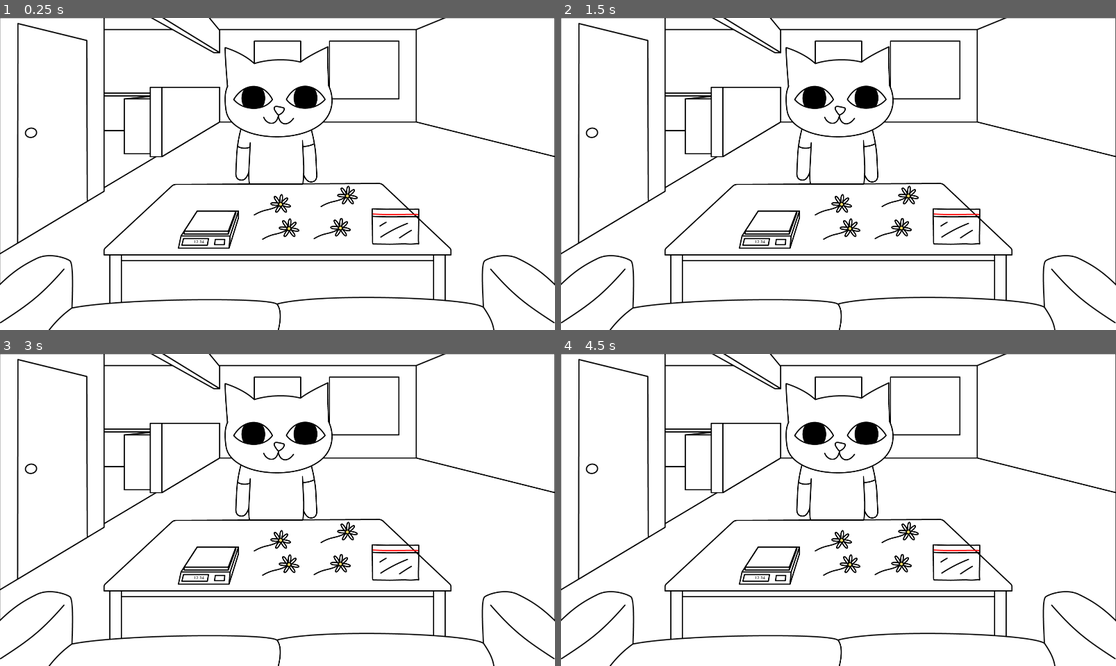
Above: before the commit, frames 1-4 (two rows, left to right).
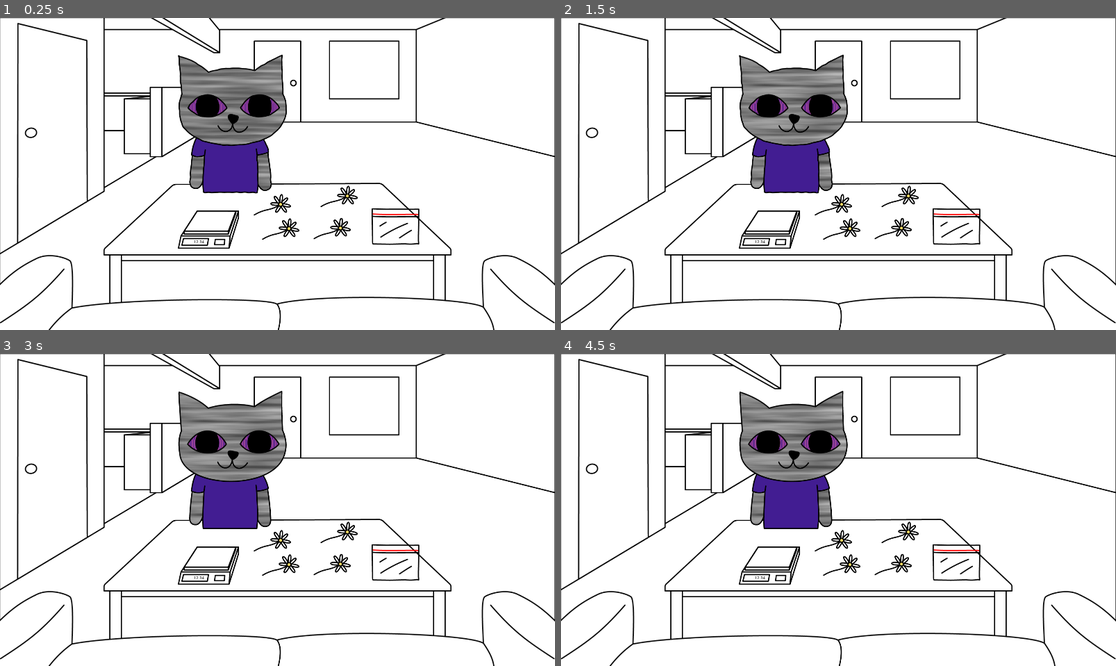
Above: after the commit, the same moments.

Repository: JakeSuraba/Game-Off-2022
Game: Godot game, scene res://scene/Shared.tscn
Two runs of this game, one before a commit and one after it. Both use one fixed random seed, a clock stepped at 60 frames per second and the inputs below.
Inputs (mouse positions are in pixels of both pictures, inside the frame that each line leads up to):
- Up to frame 1 (0.25 s): no input
- Up to frame 2 (1.5 s): move the mouse to (960, 158) at 0.52 s; click (960, 158) at 0.67 s; drag from (727, 189) to (894, 230) at 1.27 s
- Up to frame 3 (3 s): move the mouse to (333, 441) at 2.02 s; click (333, 441) at 2.17 s; drag from (249, 572) to (394, 563) at 2.77 s
- Up to frame 4 (4.5 s): move the mouse to (1005, 556) at 3.52 s; click (1005, 556) at 3.67 s; drag from (672, 463) to (899, 531) at 4.27 s

The runs differ from the first frame. In frame 1, 7.4% of the frame differs, in the area x 32-60%, y 8-57%; in frame 2, 7.4%; in frame 3, 7.4%; in frame 4, 7.4%.

Commit message:
added chowder shader

Diff:
--- /dev/null
+++ b/Shaders/chowder.tres
@@ -0,0 +1,49 @@
+[gd_resource type="Shader" format=2]
+
+[resource]
+code = "shader_type canvas_item;
+
+uniform sampler2D texR;
+uniform sampler2D texG;
+uniform sampler2D texB;
+
+uniform vec2 movR;
+uniform vec2 movG;
+uniform vec2 movB;
+
+uniform vec2 tileR;
+uniform vec2 tileG;
+uniform vec2 tileB;
+
+uniform bool waveR;
+uniform bool waveG;
+uniform bool waveB;
+
+void fragment() {
+	vec4 base = texture(TEXTURE, UV);
+
+	vec2 uvR = SCREEN_UV * tileR;
+	vec2 uvG = SCREEN_UV * tileG;
+	vec2 uvB = SCREEN_UV * tileB;
+
+	vec2 offsetR = waveR ? sin(TIME) * movR : TIME * movR;
+	vec2 offsetG = waveG ? sin(TIME) * movG : TIME * movG;
+	vec2 offsetB = waveB ? sin(TIME) * movB : TIME * movB;
+
+	vec3 Rcolor = texture(texR, uvR + offsetR).rgb * base.r;
+	vec3 Gcolor = texture(texG, uvG + offsetG).rgb * base.g;
+	vec3 Bcolor = texture(texB, uvB + offsetB).rgb * base.b;
+
+	vec4 black_only = base;
+	black_only.r = 0.0;
+	black_only.g = 0.0;
+	black_only.b = 0.0;
+
+	vec3 temp = Rcolor + Gcolor + Bcolor;
+
+	base.r = temp.r;
+	base.g = temp.g;
+	base.b = temp.b;
+
+	COLOR = base;
+}"
--- /dev/null
+++ b/Shaders/new_shader.tres
@@ -0,0 +1,49 @@
+[gd_resource type="Shader" format=2]
+
+[resource]
+code = "shader_type canvas_item;
+
+uniform sampler2D texR;
+uniform sampler2D texG;
+uniform sampler2D texB;
+
+uniform vec2 movR;
+uniform vec2 movG;
+uniform vec2 movB;
+
+uniform vec2 tileR;
+uniform vec2 tileG;
+uniform vec2 tileB;
+
+uniform bool waveR;
+uniform bool waveG;
+uniform bool waveB;
+
+void fragment() {
+	vec4 base = texture(TEXTURE, UV);
+
+	vec2 uvR = SCREEN_UV * tileR;
+	vec2 uvG = SCREEN_UV * tileG;
+	vec2 uvB = SCREEN_UV * tileB;
+
+	vec2 offsetR = waveR ? sin(TIME) * movR : TIME * movR;
+	vec2 offsetG = waveG ? sin(TIME) * movG : TIME * movG;
+	vec2 offsetB = waveB ? sin(TIME) * movB : TIME * movB;
+
+	vec3 Rcolor = texture(texR, uvR + offsetR).rgb * base.r;
+	vec3 Gcolor = texture(texG, uvG + offsetG).rgb * base.g;
+	vec3 Bcolor = texture(texB, uvB + offsetB).rgb * base.b;
+
+	vec4 black_only = base;
+	black_only.r = 0.0;
+	black_only.g = 0.0;
+	black_only.b = 0.0;
+
+	vec3 temp = Rcolor + Gcolor + Bcolor;
+
+	base.r = temp.r;
+	base.g = temp.g;
+	base.b = temp.b;
+
+	COLOR = base;
+}"
--- /dev/null
+++ b/Shaders/test.tres
@@ -0,0 +1,89 @@
+[gd_resource type="VisualShader" load_steps=4 format=2]
+
+[sub_resource type="VisualShaderNodeColorOp" id=1]
+output_port_for_preview = 0
+operator = 4
+
+[sub_resource type="VisualShaderNodeInput" id=2]
+input_name = "color"
+
+[sub_resource type="VisualShaderNodeTextureUniform" id=3]
+output_port_for_preview = 0
+uniform_name = "tex1"
+texture_type = 1
+
+[resource]
+code = "shader_type spatial;
+render_mode specular_schlick_ggx, async_visible;
+
+uniform sampler2D tex1 : hint_albedo;
+
+
+
+void vertex() {
+// Output:0
+
+}
+
+void fragment() {
+// Input:3
+	vec3 n_out3p0 = COLOR.rgb;
+
+// TextureUniform:5
+	vec3 n_out5p0;
+	float n_out5p1;
+	{
+		vec4 n_tex_read = texture(tex1, UV.xy);
+		n_out5p0 = n_tex_read.rgb;
+		n_out5p1 = n_tex_read.a;
+	}
+
+// ColorOp:2
+	vec3 n_out2p0;
+	{
+		float base = n_out3p0.x;
+		float blend = n_out5p0.x;
+		if (base < 0.5) {
+			n_out2p0.x = 2.0 * base * blend;
+		} else {
+			n_out2p0.x = 1.0 - 2.0 * (1.0 - blend) * (1.0 - base);
+		}
+	}
+	{
+		float base = n_out3p0.y;
+		float blend = n_out5p0.y;
+		if (base < 0.5) {
+			n_out2p0.y = 2.0 * base * blend;
+		} else {
+			n_out2p0.y = 1.0 - 2.0 * (1.0 - blend) * (1.0 - base);
+		}
+	}
+	{
+		float base = n_out3p0.z;
+		float blend = n_out5p0.z;
+		if (base < 0.5) {
+			n_out2p0.z = 2.0 * base * blend;
+		} else {
+			n_out2p0.z = 1.0 - 2.0 * (1.0 - blend) * (1.0 - base);
+		}
+	}
+
+// Output:0
+	ALBEDO = n_out2p0;
+
+}
+
+void light() {
+// Output:0
+
+}
+"
+graph_offset = Vector2( -33.6667, 88.6667 )
+nodes/fragment/0/position = Vector2( 780, 160 )
+nodes/fragment/2/node = SubResource( 1 )
+nodes/fragment/2/position = Vector2( 520, 260 )
+nodes/fragment/3/node = SubResource( 2 )
+nodes/fragment/3/position = Vector2( 220, 260 )
+nodes/fragment/5/node = SubResource( 3 )
+nodes/fragment/5/position = Vector2( 260, 440 )
+nodes/fragment/connections = PoolIntArray( 3, 0, 2, 0, 2, 0, 0, 0, 5, 0, 2, 1 )
--- a/scene/GenericCustomer.tscn
+++ b/scene/GenericCustomer.tscn
@@ -1,15 +1,52 @@
-[gd_scene load_steps=3 format=2]
+[gd_scene load_steps=10 format=2]
 
 [ext_resource path="res://script/GenericCustomer.gd" type="Script" id=1]
-[ext_resource path="res://texture/Characters/generic_cat.png" type="Texture" id=2]
+[ext_resource path="res://Shaders/chowder.tres" type="Shader" id=2]
+[ext_resource path="res://texture/Characters/cat/cat.tres" type="SpriteFrames" id=3]
+[ext_resource path="res://texture/Backgrounds/checker_bg.png" type="Texture" id=4]
 
+[sub_resource type="OpenSimplexNoise" id=3]
+
+[sub_resource type="NoiseTexture" id=4]
+seamless = true
+noise = SubResource( 3 )
+
+[sub_resource type="Gradient" id=5]
+interpolation_mode = 2
+colors = PoolColorArray( 0, 0, 0, 1, 0.262951, 0.11969, 0.578125, 1 )
+
+[sub_resource type="GradientTexture2D" id=6]
+flags = 37
+gradient = SubResource( 5 )
+fill_to = Vector2( 0, 1 )
+repeat = 2
+
+[sub_resource type="ShaderMaterial" id=2]
+shader = ExtResource( 2 )
+shader_param/movR = Vector2( 0, 100 )
+shader_param/movG = Vector2( 50, 100 )
+shader_param/movB = Vector2( -0.25, 0 )
+shader_param/tileR = Vector2( 1, 3 )
+shader_param/tileG = Vector2( 1, 10 )
+shader_param/tileB = Vector2( 100, 10 )
+shader_param/waveR = false
+shader_param/waveG = false
+shader_param/waveB = false
+shader_param/texR = SubResource( 6 )
+shader_param/texG = SubResource( 4 )
+shader_param/texB = ExtResource( 4 )
 
 [node name="Area2D" type="Area2D"]
 script = ExtResource( 1 )
 possibleOrderWeights = [ 0.0 ]
 
 [node name="CollisionPolygon2D" type="CollisionPolygon2D" parent="."]
-polygon = PoolVector2Array( -176, -103, -186, -63, -181, -6, -160, 27, -131, 46, -142, 106, -148, 211, -142, 221, -123, 224, -104, 205, -102, 238, 83, 237, 88, 214, 102, 230, 124, 228, 133, 215, 126, 117, 115, 51, 166, 12, 186, -39, 180, -88, 173, -104, 171, -238, 77, -185, 1, -193, -83, -180, -127, -210, -185, -235 )
+visible = false
+polygon = PoolVector2Array( -176, -103, -186, -63, -181, -6, -160, 27, -131, 46, -142, 106, -148, 211, -139, 224, -120, 226, -104, 205, -102, 238, 83, 237, 88, 214, 106, 230, 126, 228, 133, 215, 126, 117, 115, 51, 166, 12, 186, -39, 180, -88, 173, -104, 173, -238, 77, -185, -2, -194, -81, -182, -127, -210, -185, -235 )
 
-[node name="Sprite" type="Sprite" parent="."]
-texture = ExtResource( 2 )
+[node name="AnimatedSprite" type="AnimatedSprite" parent="."]
+material = SubResource( 2 )
+frames = ExtResource( 3 )
+animation = "test"
+frame = 1
+playing = true
--- a/scene/Shared.tscn
+++ b/scene/Shared.tscn
@@ -85,4 +85,4 @@
 polygon = PoolVector2Array( 458, 673, 460, 652, 496, 652, 495, 673 )
 
 [node name="GenericCustomer" parent="." instance=ExtResource( 8 )]
-position = Vector2( 964, 337 )
+position = Vector2( 804, 367 )
--- /dev/null
+++ b/texture/Characters/cat/cat.tres
@@ -0,0 +1,19 @@
+[gd_resource type="SpriteFrames" load_steps=5 format=2]
+
+[ext_resource path="res://texture/Characters/cat/cat_frame_1.png" type="Texture" id=1]
+[ext_resource path="res://texture/Characters/cat/cat_frame_2.png" type="Texture" id=2]
+[ext_resource path="res://texture/Characters/cat/cat_idle_2.png" type="Texture" id=3]
+[ext_resource path="res://texture/Characters/cat/cat_idle_1.png" type="Texture" id=4]
+
+[resource]
+animations = [ {
+"frames": [ ExtResource( 1 ), ExtResource( 2 ) ],
+"loop": true,
+"name": "idle",
+"speed": 5.0
+}, {
+"frames": [ ExtResource( 4 ), ExtResource( 3 ) ],
+"loop": true,
+"name": "test",
+"speed": 5.0
+} ]
Binary file added: texture/Backgrounds/checker_bg.png
Not shown, added: texture/Backgrounds/checker_bg.png.import
Binary file added: texture/Characters/cat/cat_RGB.png
Not shown, added: texture/Characters/cat/cat_RGB.png.import
Binary file added: texture/Characters/cat/cat_frame_1.png
Not shown, added: texture/Characters/cat/cat_frame_1.png.import
Binary file added: texture/Characters/cat/cat_frame_2.png
Not shown, added: texture/Characters/cat/cat_frame_2.png.import
Binary file added: texture/Characters/cat/cat_idle_1.png
Not shown, added: texture/Characters/cat/cat_idle_1.png.import
Binary file added: texture/Characters/cat/cat_idle_2.png
Not shown, added: texture/Characters/cat/cat_idle_2.png.import
(and 2 more such lines)
